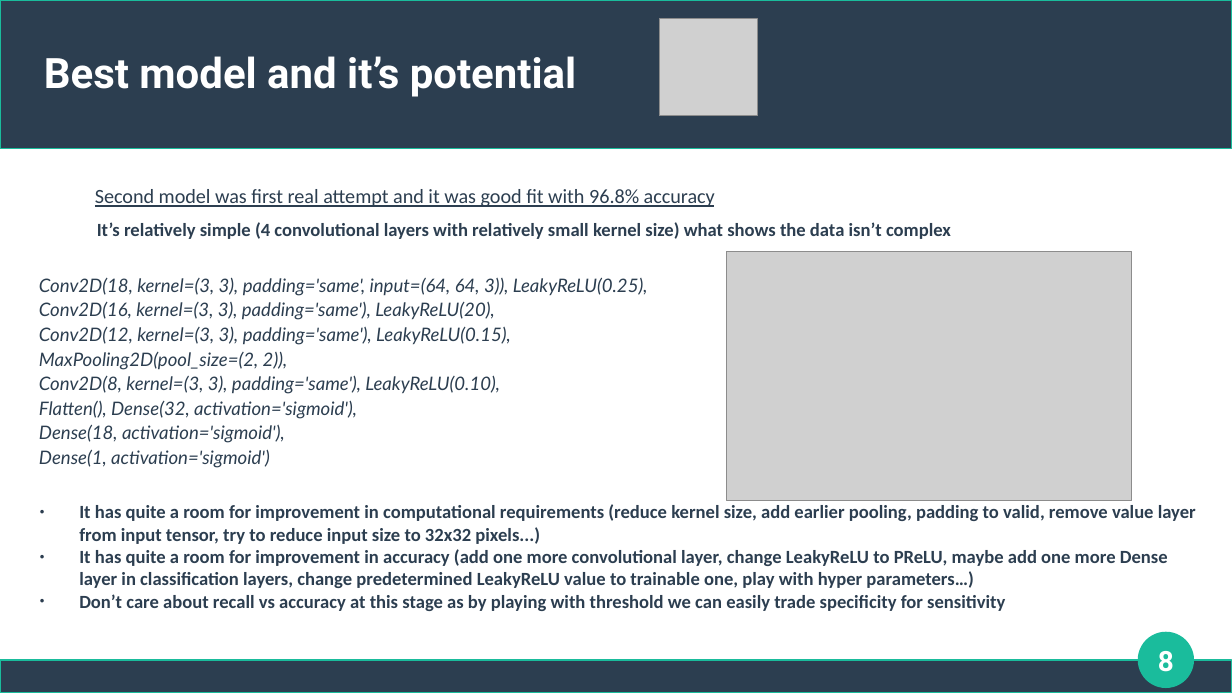
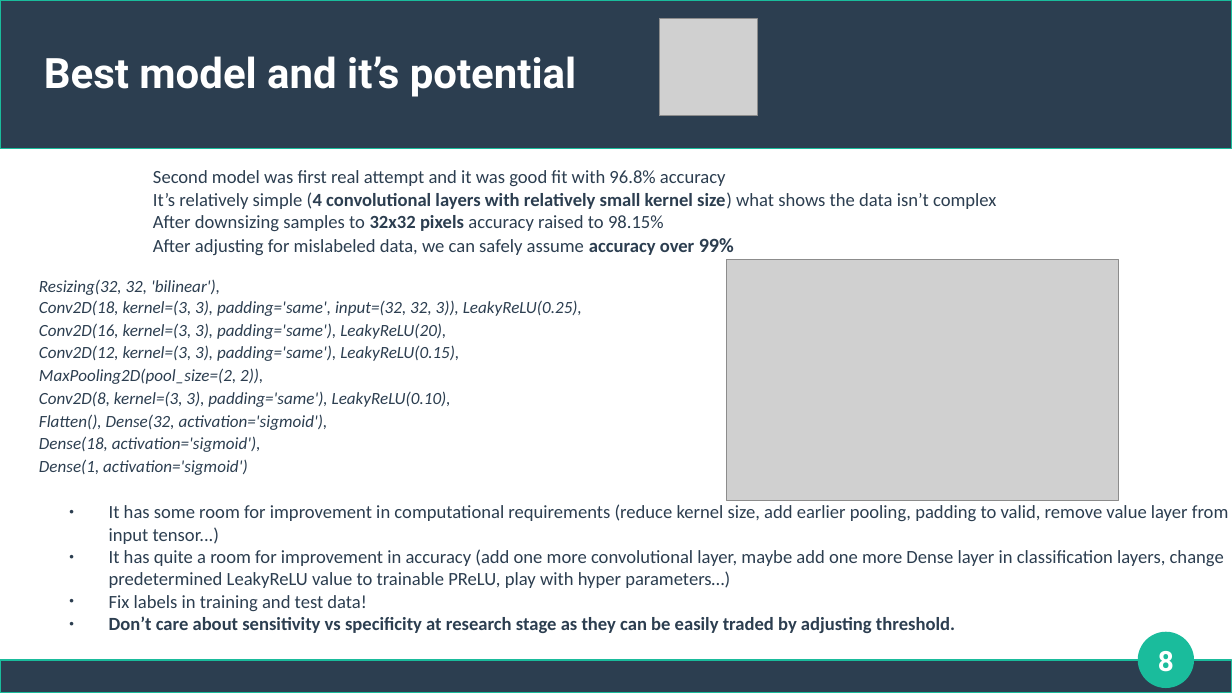
Before and after one commit to adaslesniak/ai-school_project3, a slide deck: slide 8 of Malaria Detection using Computer Vision.odp. Drawn at 1232x693 pixels with LibreOffice and Linux fonts; fonts in the diff are those of the drawing; grey boxes stand for pictures. Boxes give left, top, right and bottom in pixels: in the first picture for what was removed or moved away, otherwise in the second. Text is boxed around its words. In the diff, an @@ line names an element or a change of style, - is before the commit and + after.

Commit message:
final presentation

```diff
--- a/Malaria Detection using Computer Vision.odp
+++ b/Malaria Detection using Computer Vision.odp
@@ text "Second model was first real ...": place and size @@
-text "Second model was first real ..." at (95,189,715,207)
+text "Second model was first real ..." at (153,170,996,255)
@@ text at (153,170,726,186): size 13 to 12 pt, underline off in "Second model was first real attempt and ..." @@
@@ text at (153,192,996,255): paragraphs added @@
+It’s relatively simple (4 convolutional layers with relatively small kernel size) what shows the data isn’t complex
+After downsizing samples to 32x32 pixels accuracy raised to 98.15%
+After adjusting for mislabeled data, we can safely assume accuracy over 99%
@@ text removed at (97,222,951,239) @@
-It’s relatively simple (4 convolutional layers with relatively small kernel size) what shows the data isn’t complex
@@ picture: place and size @@
-picture at (727,252,1133,501)
+picture at (727,259,1119,501)
@@ text at (39,279,582,316): text changed; size 12 to 11 pt; font Lato to Calibri @@
-Conv2D(18, kernel=(3, 3), padding='same', input=(64, 64, 3)), LeakyReLU(0.25),
+Resizing(32, 32, 'bilinear'),
+Conv2D(18, kernel=(3, 3), padding='same', input=(32, 32, 3)), LeakyReLU(0.25),
@@ text at (39,323,459,475): size 12 to 11 pt, font Lato to Calibri in "Conv2D(16, kernel=(3, 3), padding='same'), LeakyReLU(20),", "Conv2D(12, kernel=(3, 3), padding='same'), LeakyReLU(0.15),", "MaxPooling2D(pool_size=(2, 2)),", "Conv2D(8, kernel=(3, 3), padding='same'), LeakyReLU(0.10)," and 3 more places @@
@@ text at (109,504,1229,633): text changed; bold off @@
-● It has quite a room for improvement in computational requirements (reduce kernel size, add earlier pooling, padding to valid, remove value layer from input tensor, try to reduce input size to 32x32 pixels...)
-● It has quite a room for improvement in accuracy (add one more convolutional layer, change LeakyReLU to PReLU, maybe add one more Dense layer in classification layers, change predetermined LeakyReLU value to trainable one, play with hyper parameters…)
-● Don’t care about recall vs accuracy at this stage as by playing with threshold we can easily trade specificity for sensitivity
+● It has some room for improvement in computational requirements (reduce kernel size, add earlier pooling, padding to valid, remove value layer from input tensor...)
+● It has quite a room for improvement in accuracy (add one more convolutional layer, maybe add one more Dense layer in classification layers, change predetermined LeakyReLU value to trainable PReLU, play with hyper parameters…)
+● Fix labels in training and test data!
+● Don’t care about sensitivity vs specificity at research stage as they can be easily traded by adjusting threshold.
```
Also in this commit, not shown: 10 other slides changed, 2 other files.
